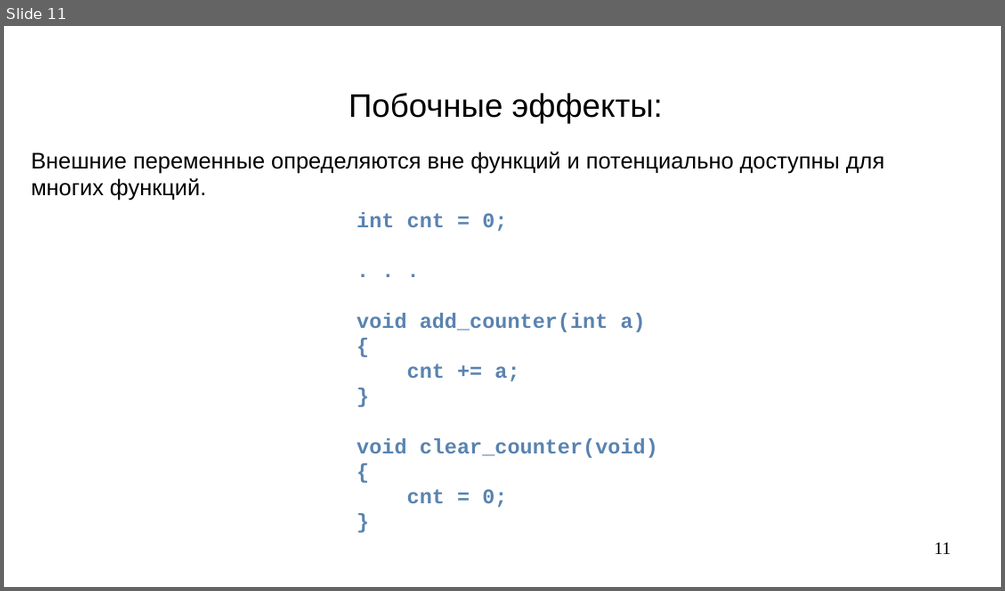
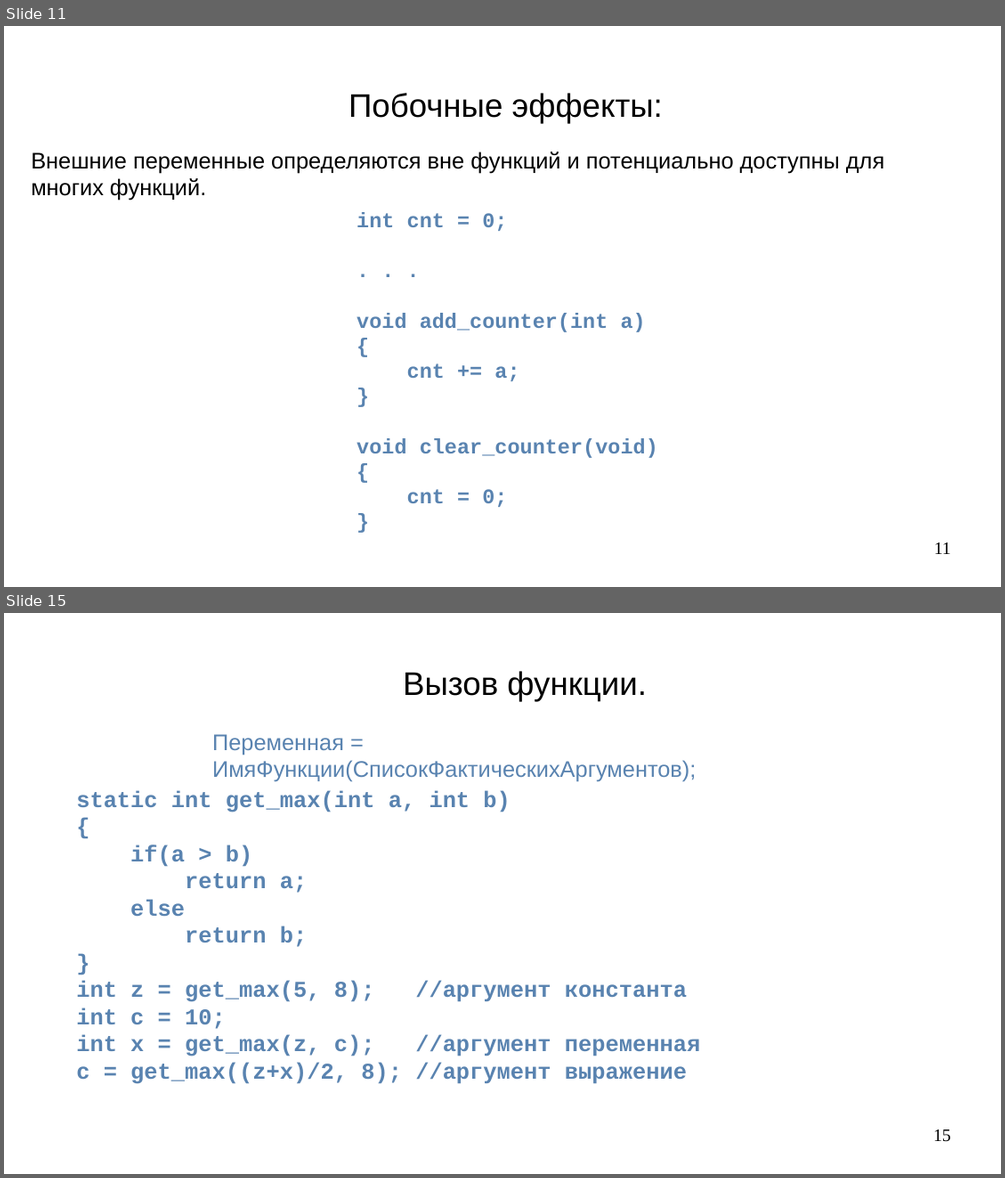
Before and after one commit to steelcraft/stud-lab, a slide deck: Лекции/CBCP01#L4.odp. Shown one above the other, each under a label of ours: slide 11 before the commit, slides 11 and 15 after it; the slides between them are not shown. The pictures are 1005x591 and 1005x1178 pixels, drawn with LibreOffice and Linux fonts; fonts in the diff are those of the drawing. Boxes give left, top, right and bottom in pixels: in the first picture for what was removed or moved away, otherwise in the second. Text is boxed around its words. In the diff, an @@ line names an element or a change of style, - is before the commit and + after.

```diff
--- a/Лекции/CBCP01#L4.odp
+++ b/Лекции/CBCP01#L4.odp
@@ slide 15 added at (4, 613, 1001, 1174), background #FFFFFF @@
@@ title added at (403, 671, 647, 701), 26 pt, text #000000 @@
+Вызов функции.
@@ text added at (212, 734, 696, 782), 18 pt, text #5983B0 @@
+Переменная = ИмяФункции(СписокФактическихАргументов);
@@ text added at (76, 790, 700, 1084), 18 pt, text #5983B0, bold @@
+static int get_max(int a, int b)
+{
+if(a > b)
+return a;
+else
+return b;
+}
+int z = get_max(5, 8); //аргумент константа
+int c = 10;
+int x = get_max(z, c); //аргумент переменная
+с = get_max((z+x)/2, 8); //аргумент выражение
@@ page number added at (933, 1129, 951, 1142), 14 pt, text #000000 @@
+15
```
Also in this commit, not shown: 6 slides changed, 17 other slides added, 3 slides removed.
